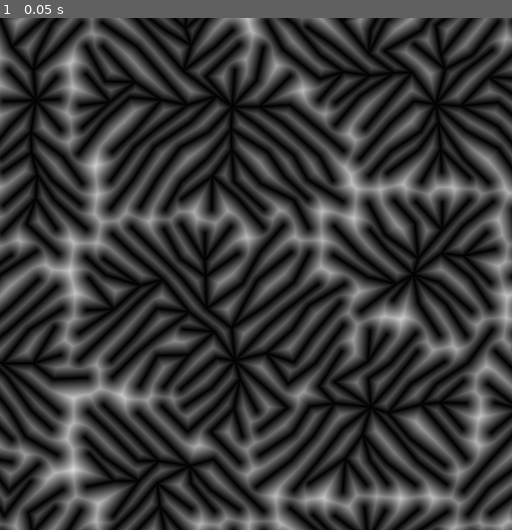
Above: before the commit, frame 1.
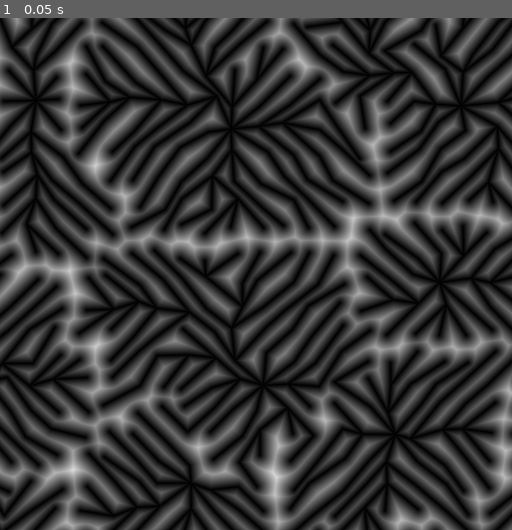
Above: after the commit, the same moment.

Repository: perfoon/Dendry-Noise
Game: Godot game, scene res://scenes/main.tscn
The game is run twice, just before and just after one commit, with the same random seed, the same clock (stepped at 60 frames per second) and the same inputs.
Inputs:
- Up to frame 1 (0.05 s): no input

The runs differ from the first frame. In frame 1, 28% of the frame differs, in the area x 0-100%, y 0-100%.

Commit message:
dendry material and shader merged back together to simplify version creation

Diff:
--- a/scenes/main.tscn
+++ b/scenes/main.tscn
@@ -1,6 +1,6 @@
 [gd_scene load_steps=2 format=3 uid="uid://vuds1ojpn5oe"]
 
-[ext_resource type="Material" uid="uid://cpqtuityofseg" path="res://shaders/dendry_material.tres" id="1_s3t0h"]
+[ext_resource type="Material" uid="uid://cpqtuityofseg" path="res://shaders/dendry_v1.tres" id="1_s3t0h"]
 
 [node name="Main" type="Control"]
 layout_mode = 3
--- a/shaders/dendry_material.tres
+++ /dev/null
@@ -1,9 +0,0 @@
-[gd_resource type="ShaderMaterial" load_steps=2 format=3 uid="uid://cpqtuityofseg"]
-
-[ext_resource type="Shader" uid="uid://dcj7nujrdpa5" path="res://shaders/dendry.tres" id="1_q7gcj"]
-
-[resource]
-shader = ExtResource("1_q7gcj")
-shader_parameter/scale = 20.0
-shader_parameter/control_noise_scale = 0.18
-shader_parameter/jitter = 0.5
--- a/shaders/dendry.tres
+++ b/shaders/dendry_v1.tres
@@ -1,6 +1,6 @@
-[gd_resource type="Shader" format=3 uid="uid://dcj7nujrdpa5"]
+[gd_resource type="ShaderMaterial" load_steps=2 format=3 uid="uid://cpqtuityofseg"]
 
-[resource]
+[sub_resource type="Shader" id="Shader_is1ey"]
 code = "shader_type canvas_item;
 render_mode blend_mix;
 
@@ -46,7 +46,7 @@
 			for (float ix2 = -1.; ix2 < 2.; ++ix2) {
 				for (float iy2 = -1.; iy2 < 2.; ++iy2) {
 						vec2 moore = vec2(ix+ix2, iy+iy2);
-						moore += hash22(moore) * jitter; //jitter for connection
+						moore += hash22(moore) * jitter;
 						float moore_val = noised(moore * control_noise_scale).x;
 						if (moore_val < min_moore_val) {
 							min_moore_val = moore_val;
@@ -106,3 +106,9 @@
 
 
 "
+
+[resource]
+shader = SubResource("Shader_is1ey")
+shader_parameter/scale = 20.0
+shader_parameter/control_noise_scale = 0.17
+shader_parameter/jitter = 0.5
